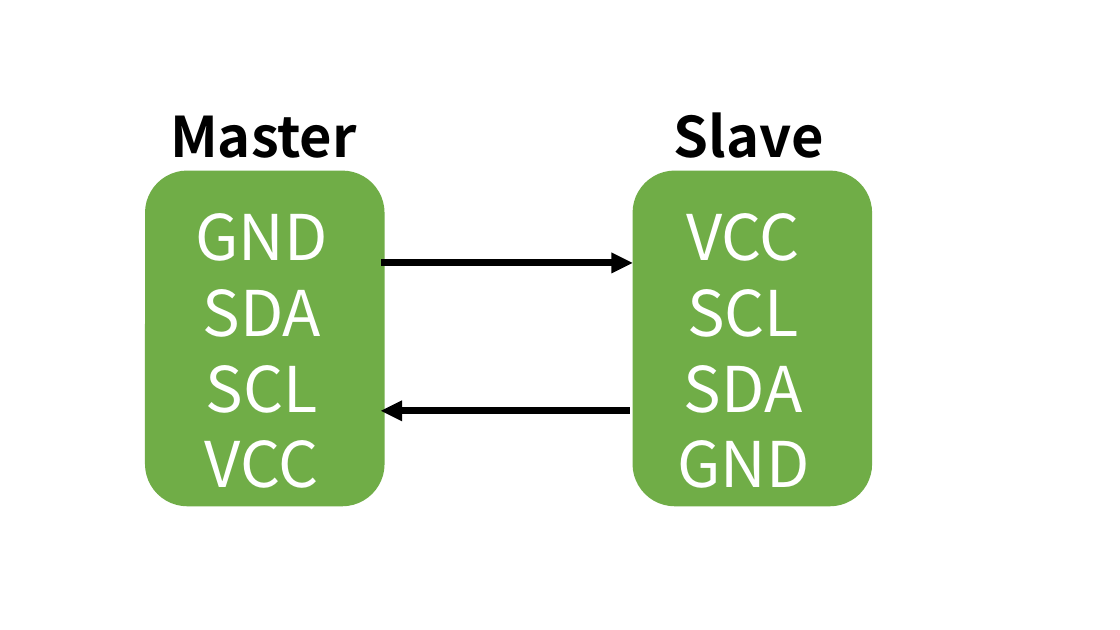
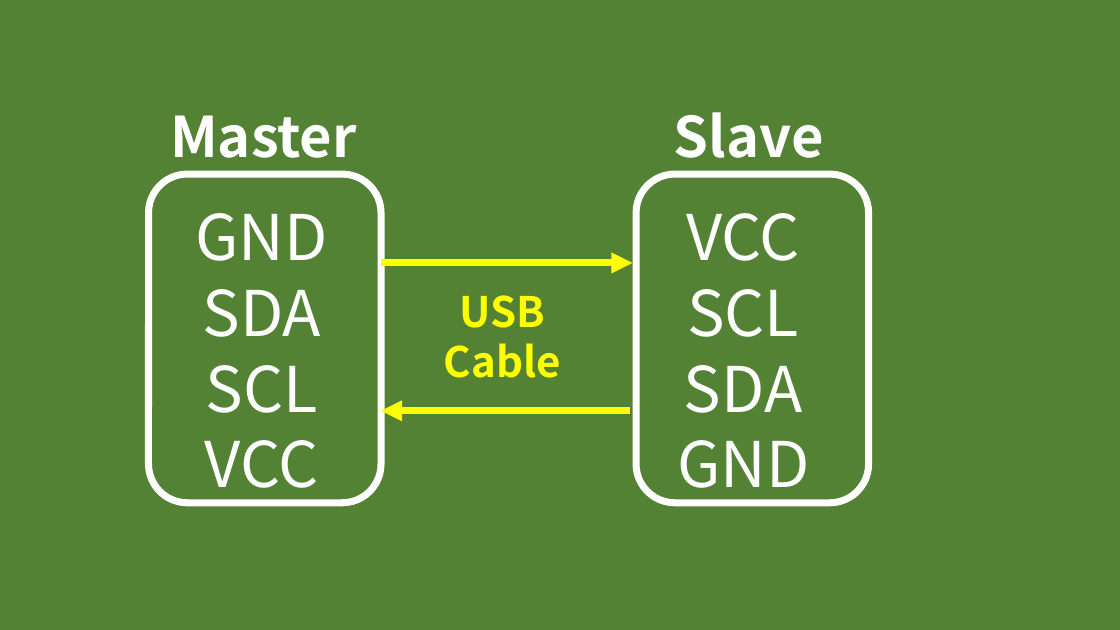
Before and after one commit to Hiroki-Goto/ori_keyboard, a slide deck: slide 2 of photo/figure.pptx. Drawn at 1120x630 pixels with LibreOffice and Linux fonts; fonts in the diff are those of the drawing. Boxes give left, top, right and bottom in pixels: in the first picture for what was removed or moved away, otherwise in the second. Text is boxed around its words. In the diff, an @@ line names an element or a change of style, - is before the commit and + after.

```diff
--- a/photo/figure.pptx
+++ b/photo/figure.pptx
@@ rectangle added at (0,0,1120,630), fill #548235 @@
@@ text "Master" at (170,115,357,172): text colour #000000 to #FFFFFF @@
@@ text "Slave" at (674,112,824,172): text colour #000000 to #FFFFFF @@
@@ rounded rectangle at (149,174,381,502): fill #70AD47 to #548235; outline #70AD47 6 pt to #FFFFFF 6 pt @@
@@ rounded rectangle at (636,174,869,502): fill #70AD47 to #548235; outline #70AD47 6 pt to #FFFFFF 6 pt @@
@@ arrow (381, 263) - (633, 263): stroke #000000 6 pt to #FFFF00 6 pt @@
@@ text added at (444,295,561,378), 36 pt, text #FFFF00, bold @@
+USB
+Cable
@@ arrow (630, 411) - (381, 411): stroke #000000 6 pt to #FFFF00 6 pt @@
```
Also in this commit, not shown: 3 other files.
